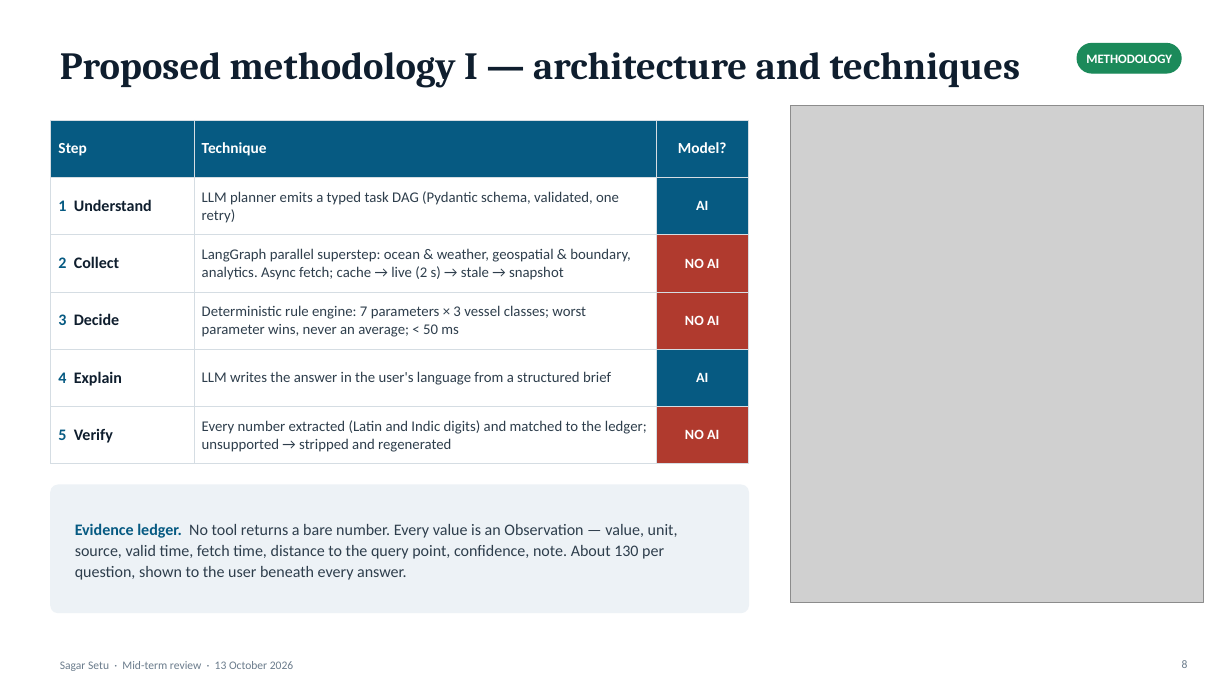
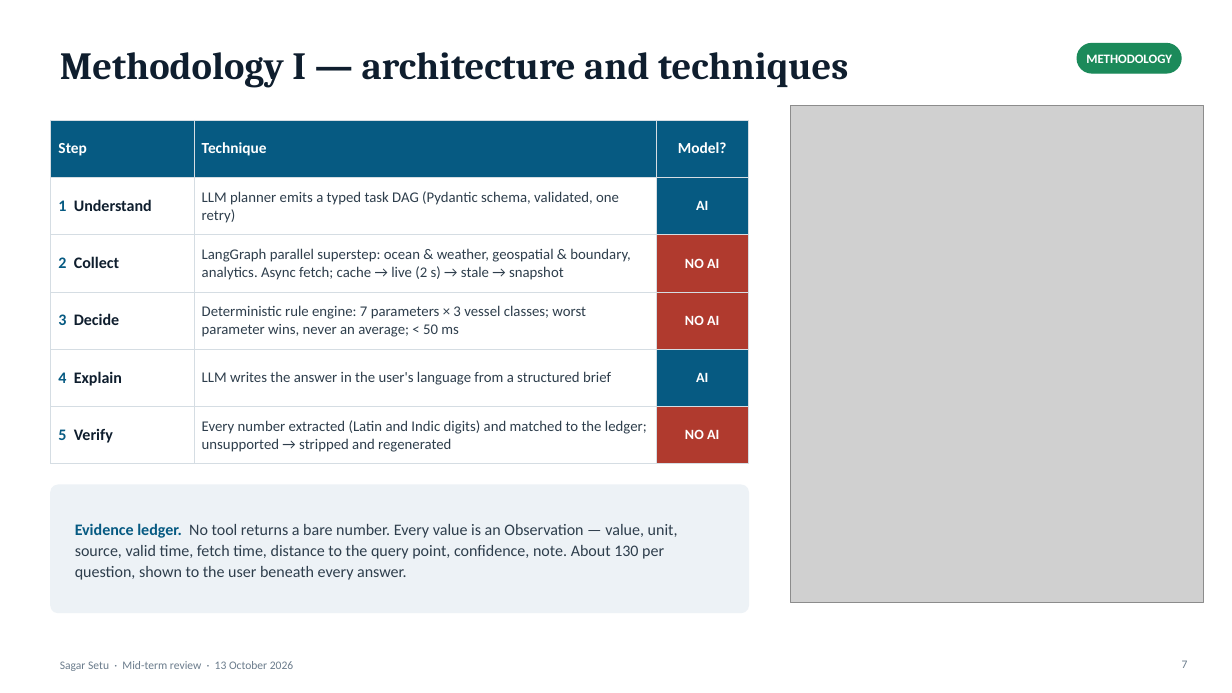
Before and after one commit to harshvsinghnorth/sagar-setu, a slide deck: slide 7 of docs/Sagar_Setu_MidTerm.pptx (slide 8 before the commit). Drawn at 1232x693 pixels with LibreOffice and Linux fonts; fonts in the diff are those of the drawing; grey boxes stand for pictures. Boxes give left, top, right and bottom in pixels: in the first picture for what was removed or moved away, otherwise in the second. Text is boxed around its words. In the diff, an @@ line names an element or a change of style, - is before the commit and + after.

```diff
--- a/docs/Sagar_Setu_MidTerm.pptx
+++ b/docs/Sagar_Setu_MidTerm.pptx
@@ title at (60,52,849,88): text changed @@
-Proposed methodology I — architecture and techniques
+Methodology I — architecture and techniques
@@ page number at (1182,660,1188,668): text changed @@
-8
+7
```
Also in this commit, not shown: 6 other slides changed, 1 slide added, 2 slides removed, 10 other files.
